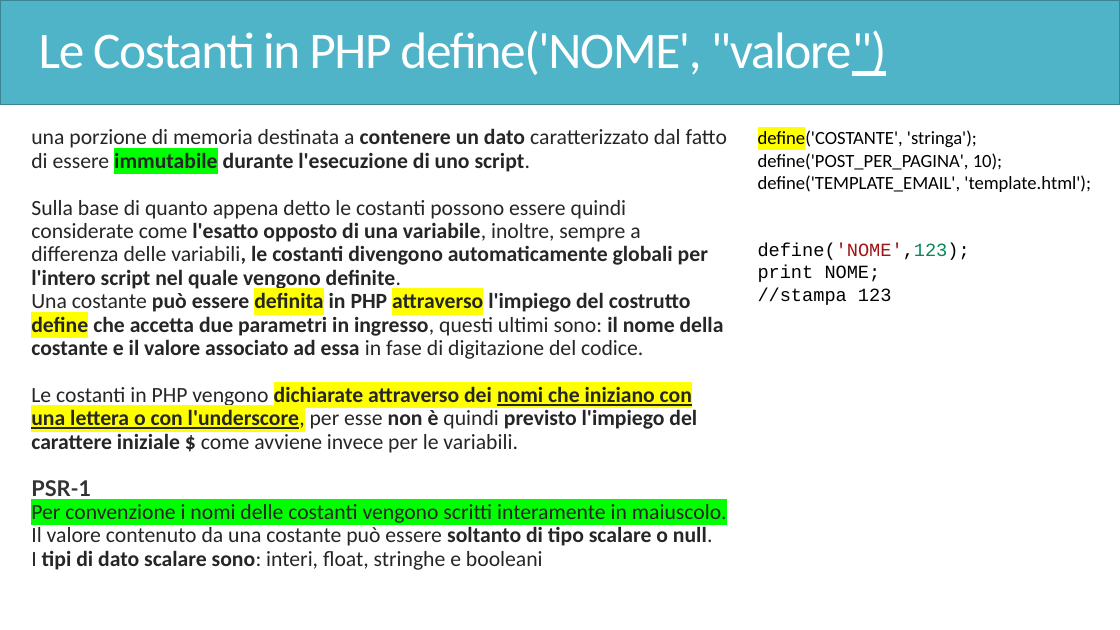
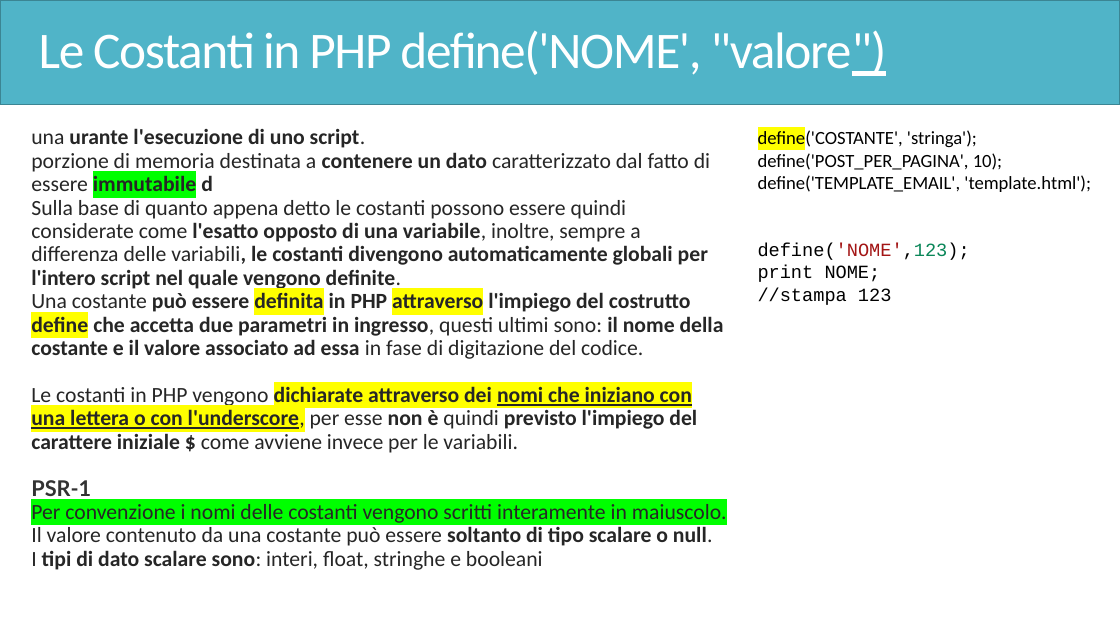
Before and after one commit to docentemaurocasadei/corso-PHP-Base, a slide deck: slide 41 of PHP.pptx. Drawn at 1120x630 pixels with LibreOffice and Linux fonts; fonts in the diff are those of the drawing. Boxes give left, top, right and bottom in pixels: in the first picture for what was removed or moved away, otherwise in the second. Text is boxed around its words. In the diff, an @@ line names an element or a change of style, - is before the commit and + after.

```diff
--- a/PHP.pptx
+++ b/PHP.pptx
@@ text at (31,128,710,291): text changed @@
-  una porzione di memoria destinata a contenere un dato caratterizzato dal fatto di essere immutabile durante l'esecuzione di uno script.
-  Sulla base di quanto appena detto le costanti possono essere quindi considerate come l'esatto opposto di una variabile, inoltre, sempre a differenza delle variabili, le costanti divengono automaticamente globali per l'intero script nel quale vengono definite.
+  una urante l'esecuzione di uno script.
+  porzione di memoria destinata a contenere un dato caratterizzato dal fatto di essere immutabile d
+  Sulla base di quanto appena detto le costanti possono essere quindi considerate come l'esatto opposto di una variabile, inoltre, sempre a differenza delle variabili, le costanti divengono automaticamente globali per l'intero script nel quale vengono definite.
```
Also in this commit, not shown: 4 other files.
